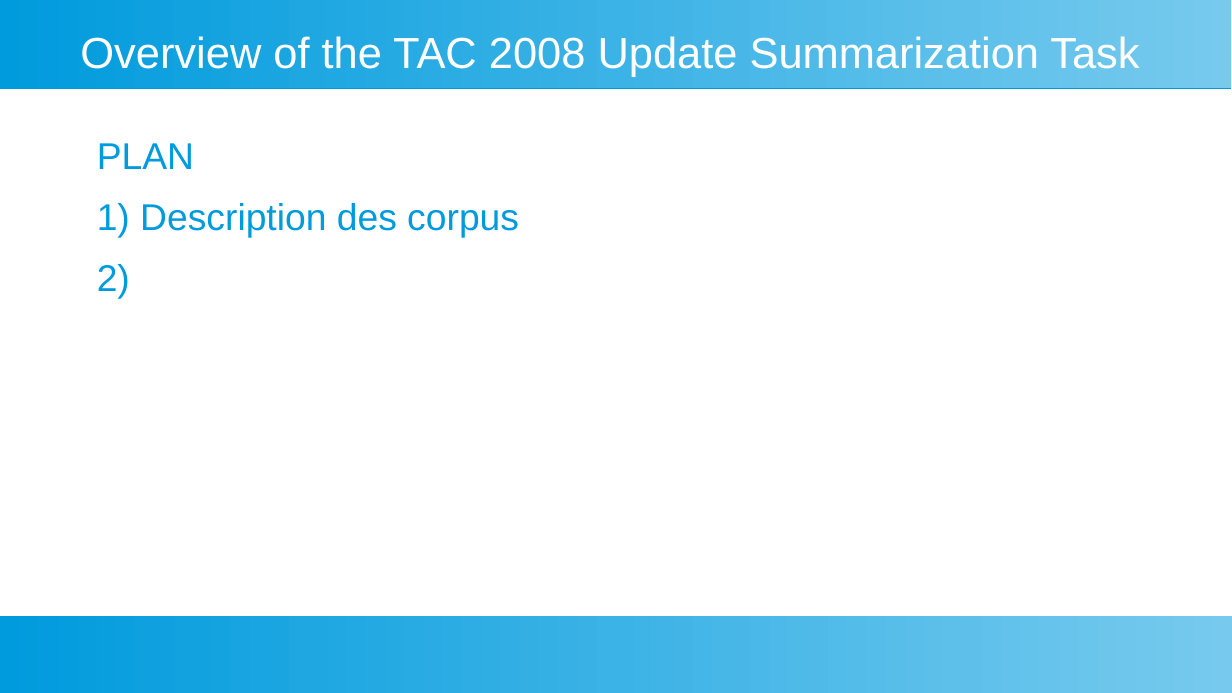
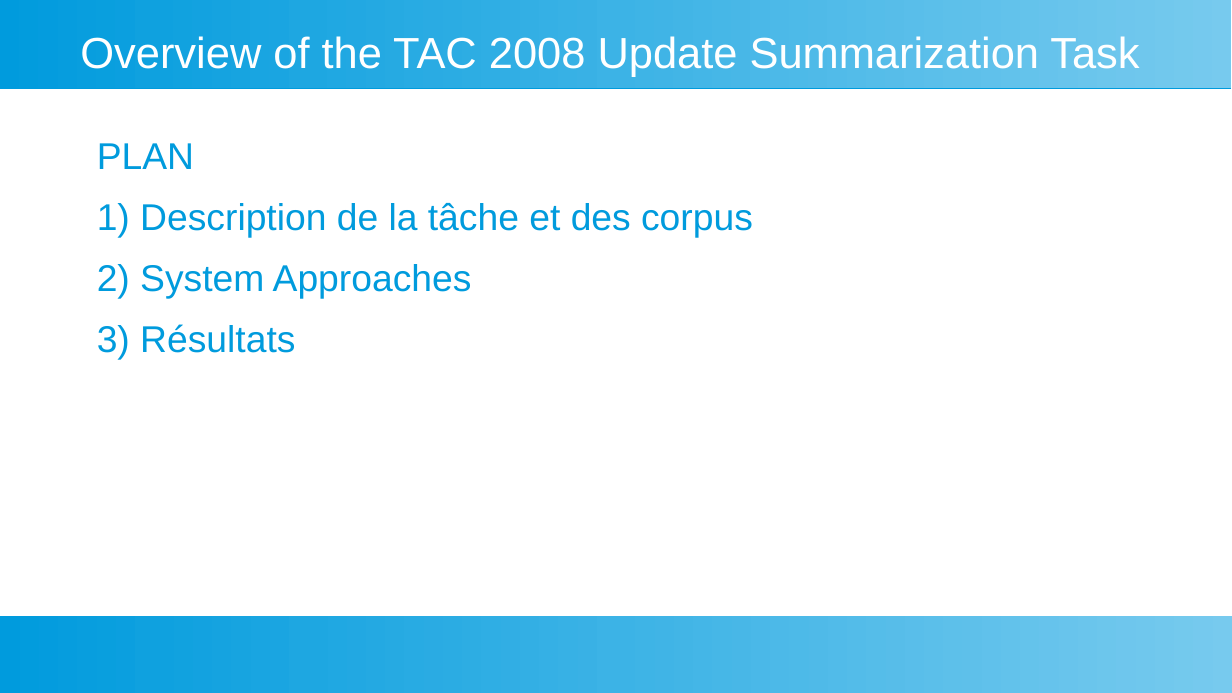
Before and after one commit to fannybachey/stage_2024, a slide deck: slide 2 of presentation/presentation_2.odp. Drawn at 1232x693 pixels with LibreOffice and Linux fonts; fonts in the diff are those of the drawing. Boxes give left, top, right and bottom in pixels: in the first picture for what was removed or moved away, otherwise in the second. Text is boxed around its words. In the diff, an @@ line names an element or a change of style, - is before the commit and + after.

```diff
--- a/presentation/presentation_2.odp
+++ b/presentation/presentation_2.odp
@@ text at <box>97,203,753,360</box>: text changed @@
-1) Description des corpus
-2)
+1) Description de la tâche et des corpus
+2) System Approaches
+3) Résultats
```
Also in this commit, not shown: 3 slides added, 14 other files.
